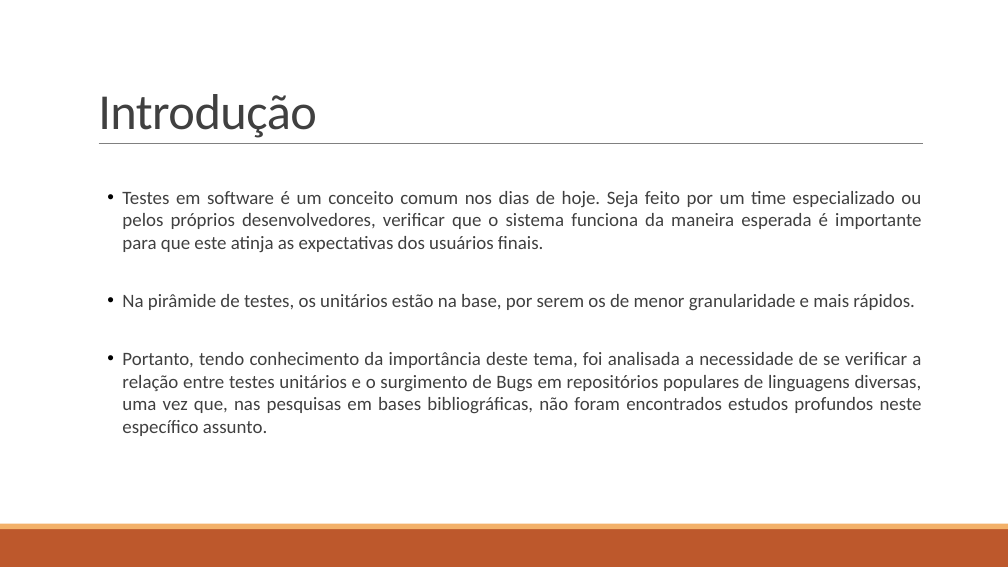
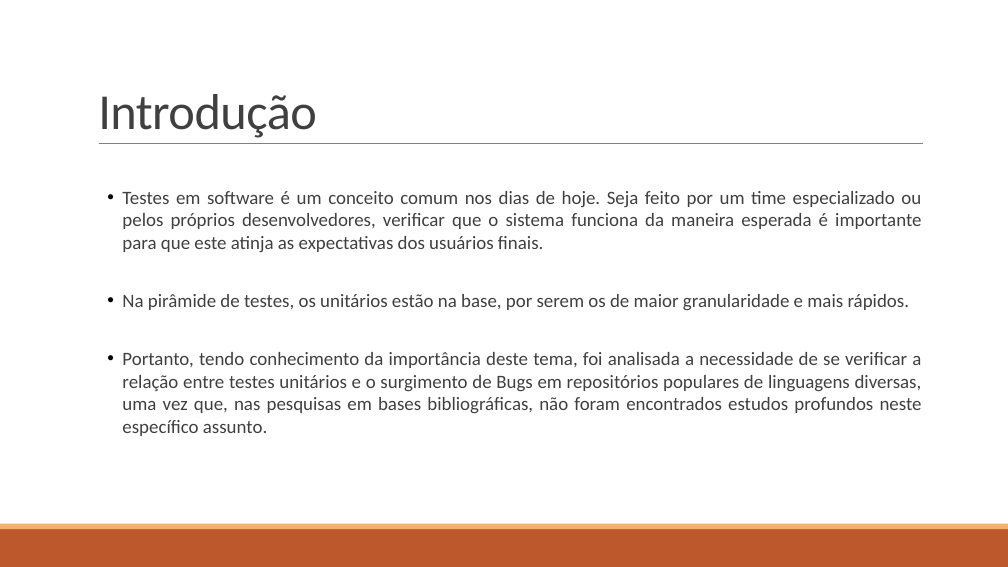
Before and after one commit to MateusSantosFonseca/TISVI-Analise-Efetividade-Testes-Unitarios, a slide deck: slide 3 of Documentos/Sprint 4 - Final/Apresentacao.pptx. Drawn at 1008x567 pixels with LibreOffice and Linux fonts; fonts in the diff are those of the drawing. Boxes give left, top, right and bottom in pixels: in the first picture for what was removed or moved away, otherwise in the second. Text is boxed around its words. In the diff, an @@ line names an element or a change of style, - is before the commit and + after.

Commit message:
Alterações na apresentação final

```diff
--- a/Documentos/Sprint 4 - Final/Apresentacao.pptx
+++ b/Documentos/Sprint 4 - Final/Apresentacao.pptx
@@ text at [122,294,910,310]: text changed @@
-  • Na pirâmide de testes, os unitários estão na base, por serem os de menor granularidade e mais rápidos.
+  • Na pirâmide de testes, os unitários estão na base, por serem os de maior granularidade e mais rápidos.
```
Also in this commit, not shown: 1 other file.
